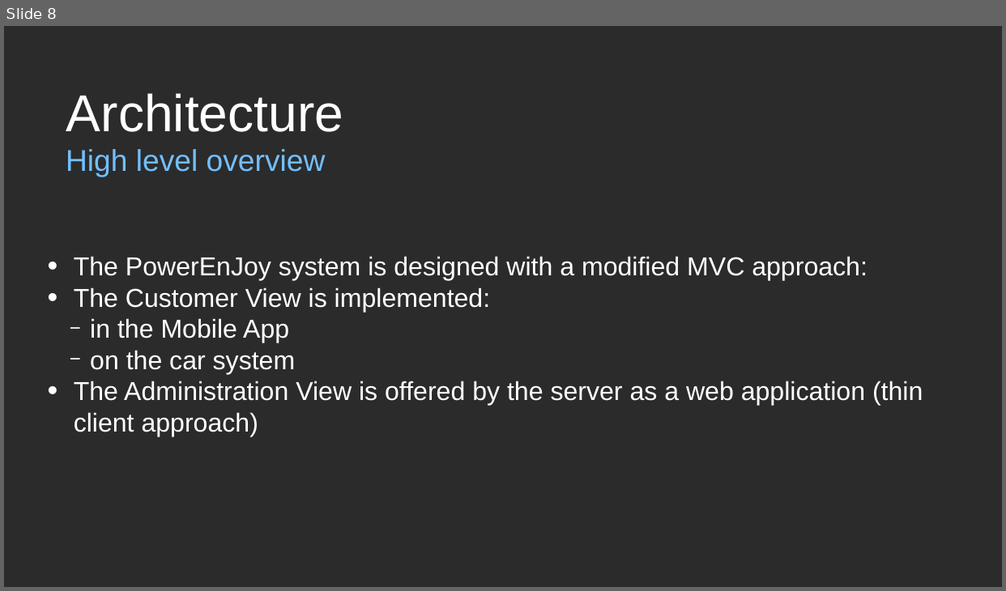
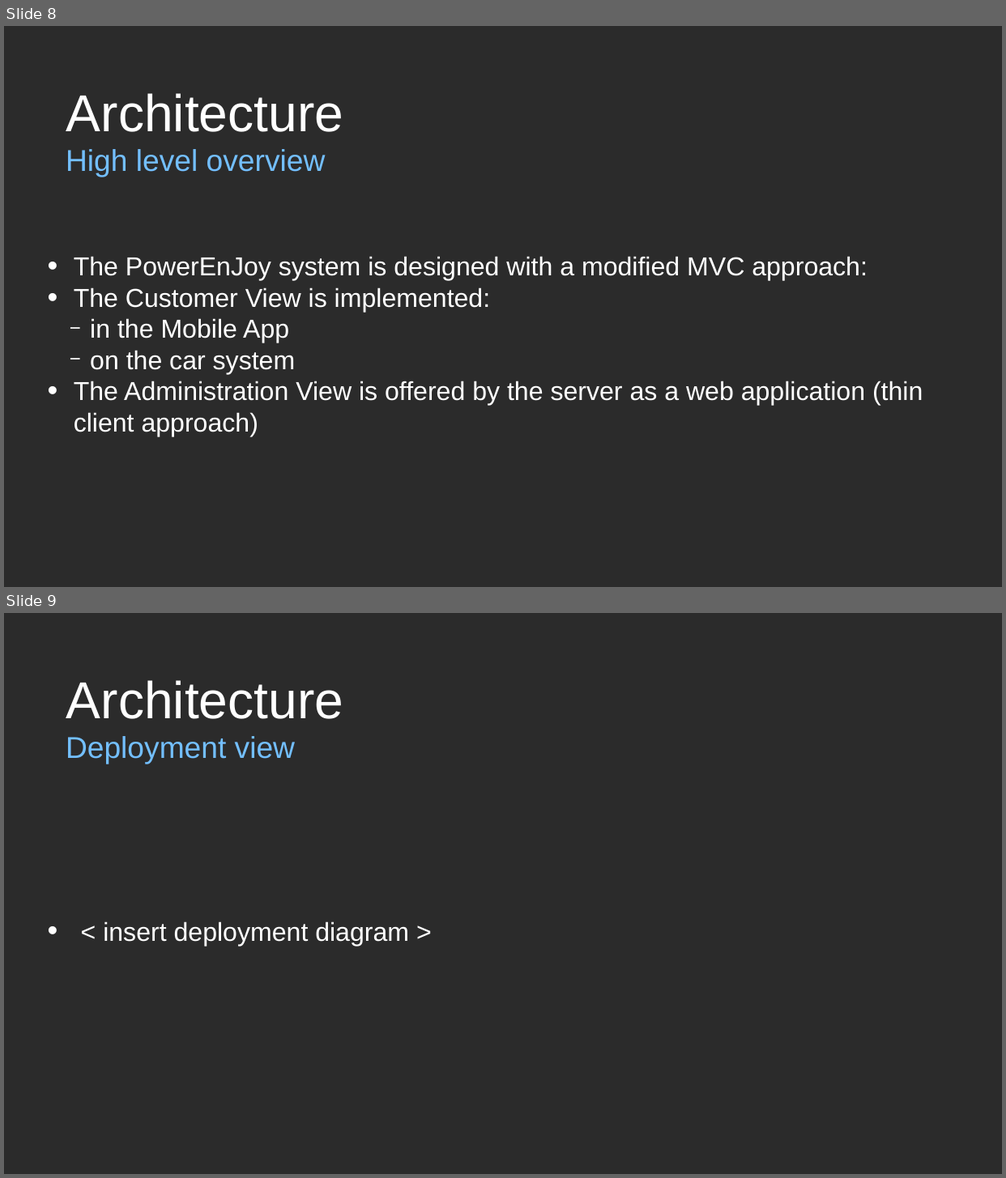
Before and after one commit to insidioso93/PowerEnJoyProject, a slide deck: presentation-integrated.odp. Shown one above the other, each under a label of ours: slide 8 before the commit, slides 8 and 9 after it. The pictures are 1006x591 and 1006x1178 pixels, drawn with LibreOffice and Linux fonts; fonts in the diff are those of the drawing; background and template pictures are left out; a plain dark background stands for a picture behind light text. Boxes give left, top, right and bottom in pixels: in the first picture for what was removed or moved away, otherwise in the second. Text is boxed around its words. In the diff, an @@ line names an element or a change of style, - is before the commit and + after.

```diff
--- a/presentation-integrated.odp
+++ b/presentation-integrated.odp
@@ slide 9 added at <box>4,613,1002,1174</box>, background picture (left out) @@
@@ text added at <box>66,680,343,719</box>, 100 pt, text #FFFFFF @@
+Architecture
@@ text added at <box>66,736,295,764</box>, 58 pt, text #73BFFF @@
+Deployment view
@@ text added at <box>103,922,409,946</box>, 50 pt, text #FFFFFF @@
+• < insert deployment diagram >
```
Also in this commit, not shown: 2 slides changed, 7 other slides added, 1 other file.
